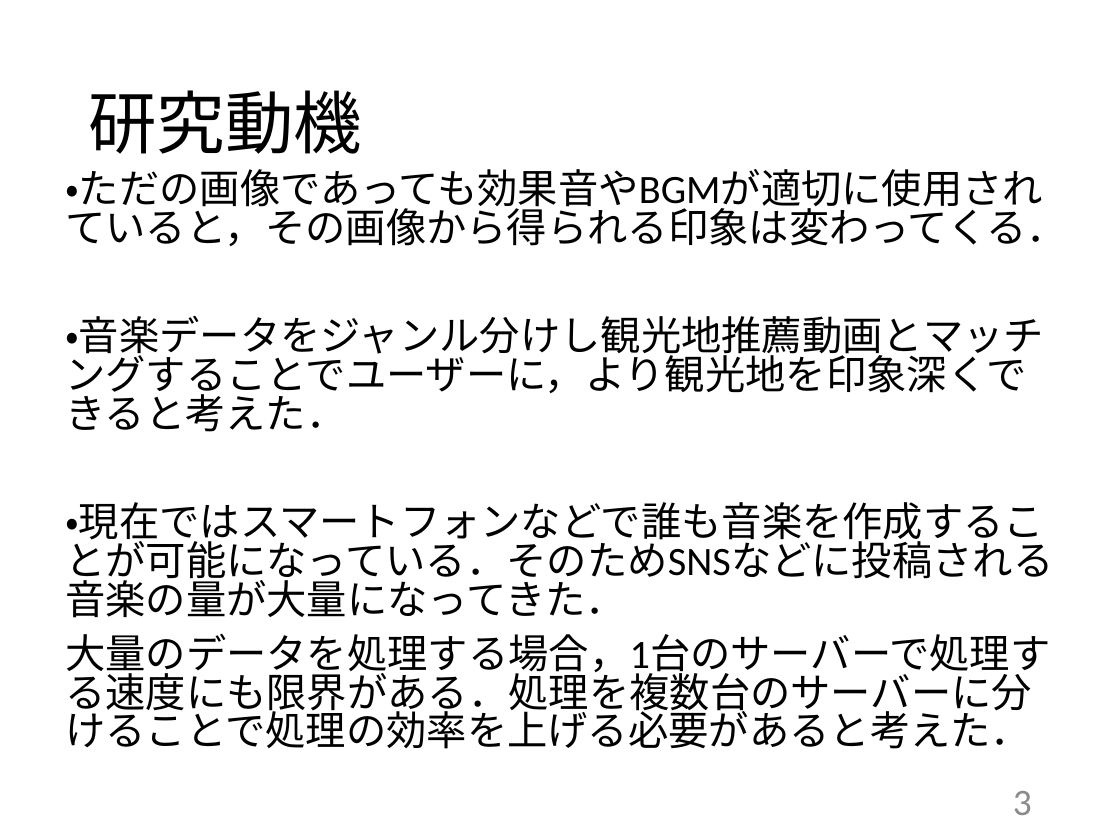
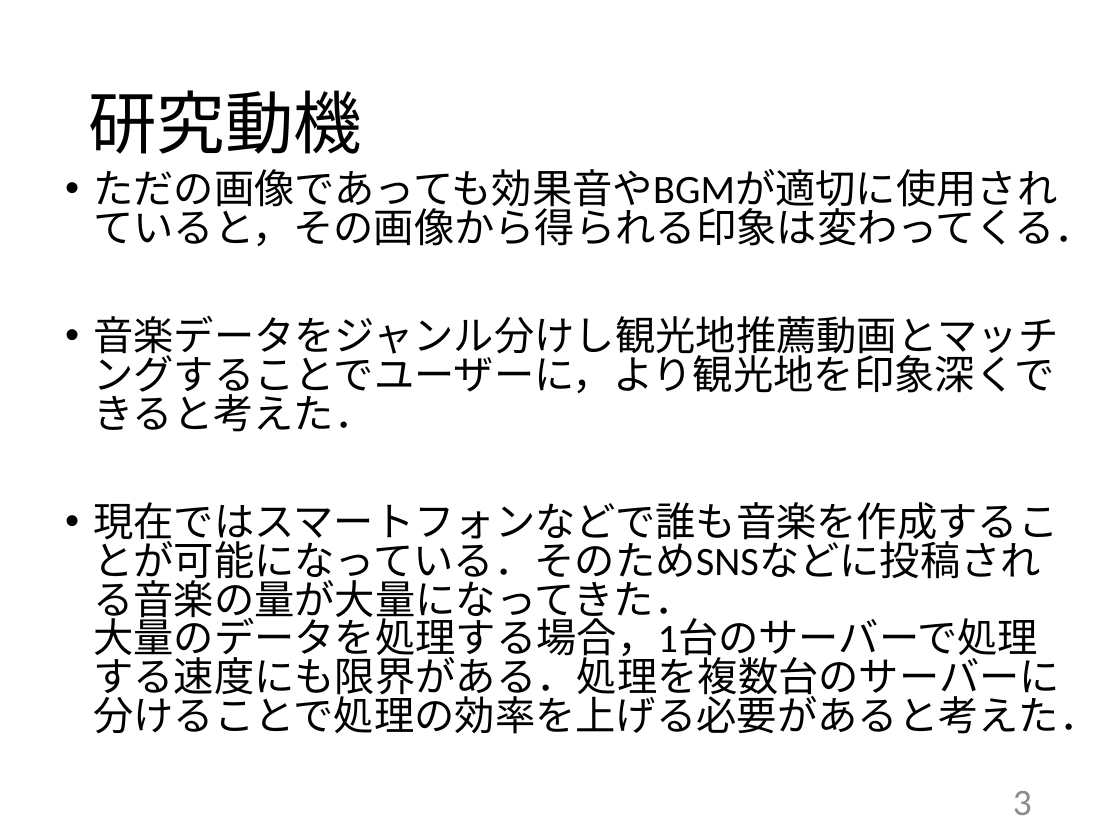
Before and after one commit to kait-takanolab/1821144-yoshii-thesis, a slide deck: slide 3 of 学部_中間発表_1821144.pptx. Drawn at 1120x840 pixels with LibreOffice and Linux fonts; fonts in the diff are those of the drawing. Boxes give left, top, right and bottom in pixels: in the first picture for what was removed or moved away, otherwise in the second. Text is boxed around its words. In the diff, an @@ line names an element or a change of style, - is before the commit and + after.

```diff
--- a/学部_中間発表_1821144.pptx
+++ b/学部_中間発表_1821144.pptx
@@ text at bbox=[93, 169, 1099, 734]: text changed @@
-・ただの画像であっても効果音やBGMが適切に使用されていると，その画像から得られる印象は変わってくる．
-・音楽データをジャンル分けし観光地推薦動画とマッチングすることでユーザーに，より観光地を印象深くできると考えた．
-・現在ではスマートフォンなどで誰も音楽を作成することが可能になっている．そのためSNSなどに投稿される音楽の量が大量になってきた．
-大量のデータを処理する場合，1台のサーバーで処理する速度にも限界がある．処理を複数台のサーバーに分けることで処理の効率を上げる必要があると考えた．
+• ただの画像であっても効果音やBGMが適切に使用されていると，その画像から得られる印象は変わってくる．
+• 音楽データをジャンル分けし観光地推薦動画とマッチングすることでユーザーに，より観光地を印象深くできると考えた．
+• 現在ではスマートフォンなどで誰も音楽を作成することが可能になっている．そのためSNSなどに投稿される音楽の量が大量になってきた．
+  大量のデータを処理する場合，1台のサーバーで処理する速度にも限界がある．処理を複数台のサーバーに分けることで処理の効率を上げる必要があると考えた．
```
Also in this commit, not shown: 4 other slides changed.
